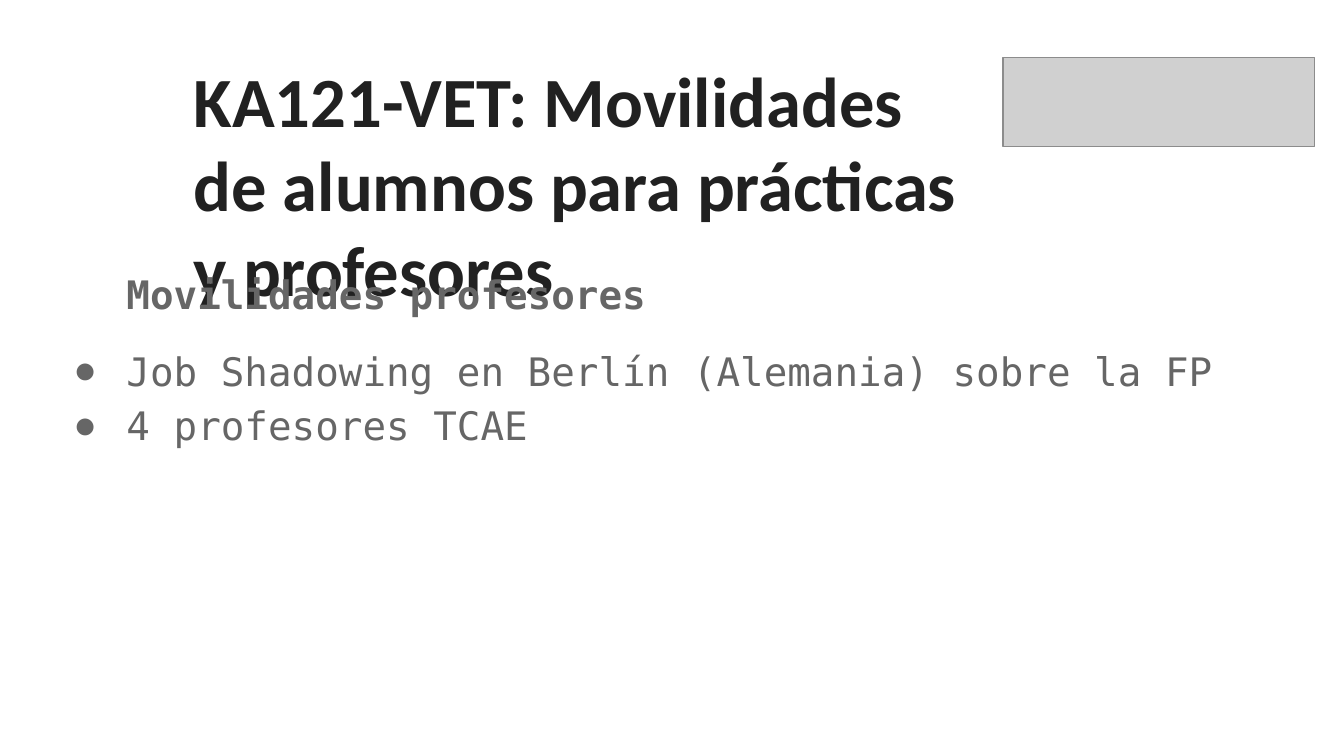
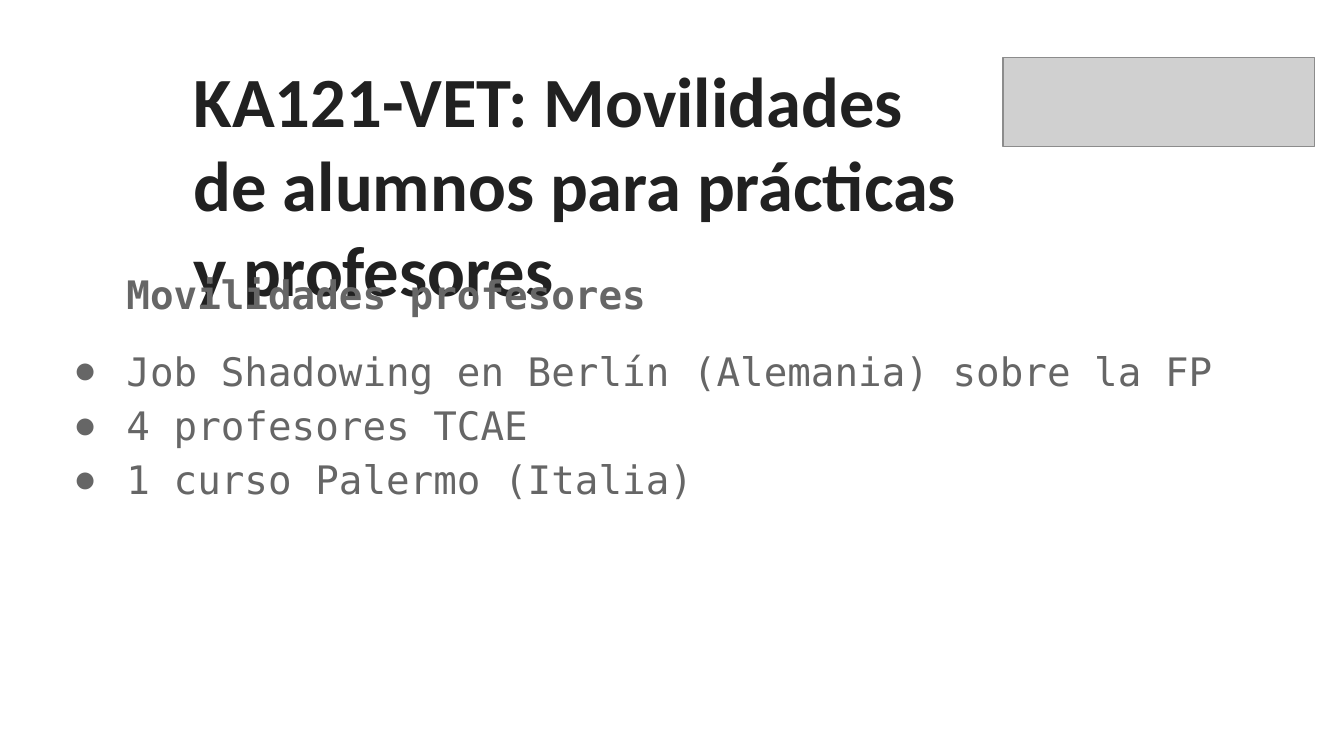
Before and after one commit to Castelar-Badajoz-IES/erasmus-ies-castelar, a slide deck: slide 8 of documentos/proyectos-erasmus-ies-castelar.pptx. Drawn at 1344x756 pixels with LibreOffice and Linux fonts; fonts in the diff are those of the drawing; grey boxes stand for pictures. Boxes give left, top, right and bottom in pixels: in the first picture for what was removed or moved away, otherwise in the second. Text is boxed around its words. In the diff, an @@ line names an element or a change of style, - is before the commit and + after.

```diff
--- a/documentos/proyectos-erasmus-ies-castelar.pptx
+++ b/documentos/proyectos-erasmus-ies-castelar.pptx
@@ text at bbox=[126, 464, 693, 499]: paragraph added @@
+● 1 curso Palermo (Italia)
```
Also in this commit, not shown: 3 other files.
